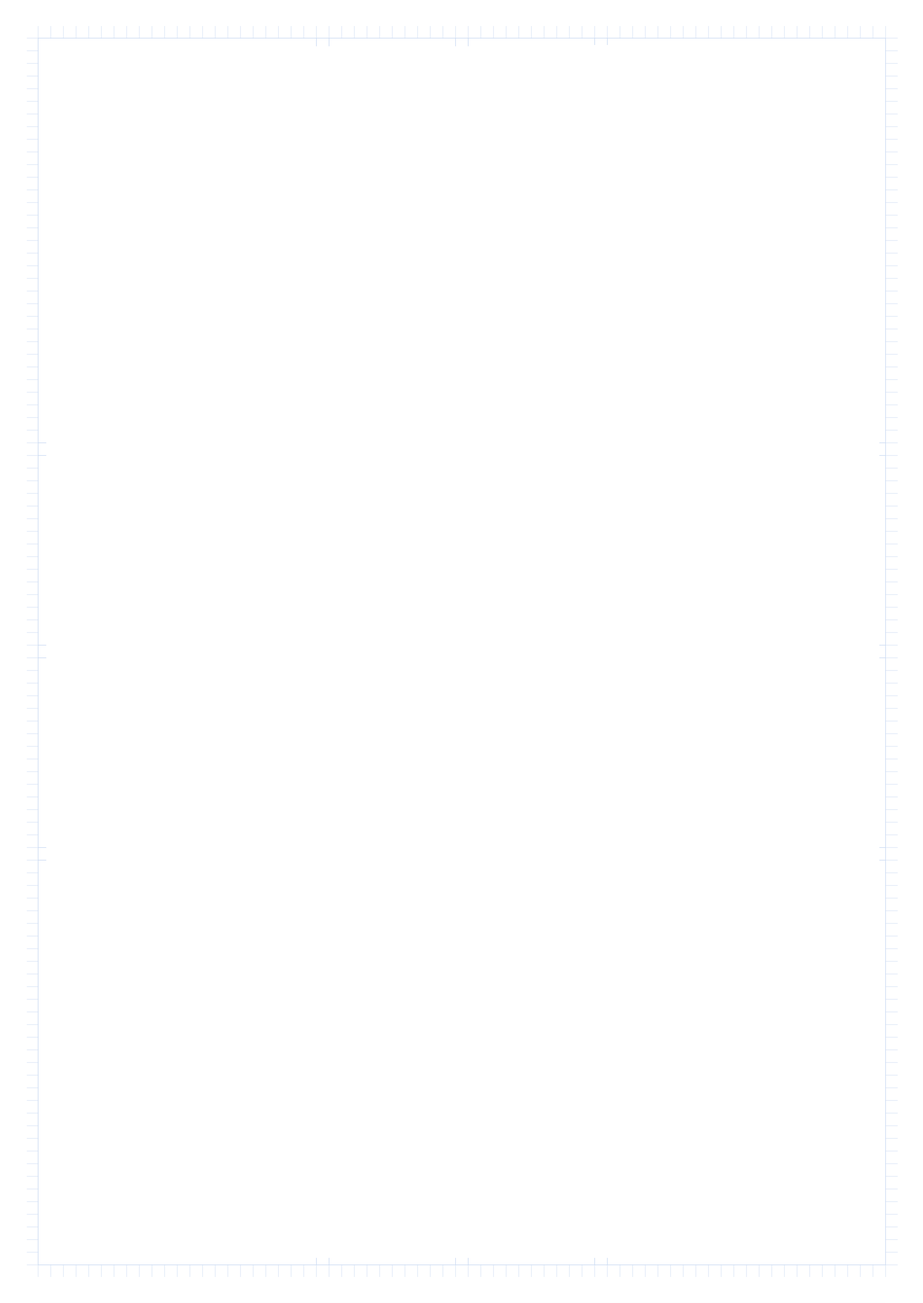
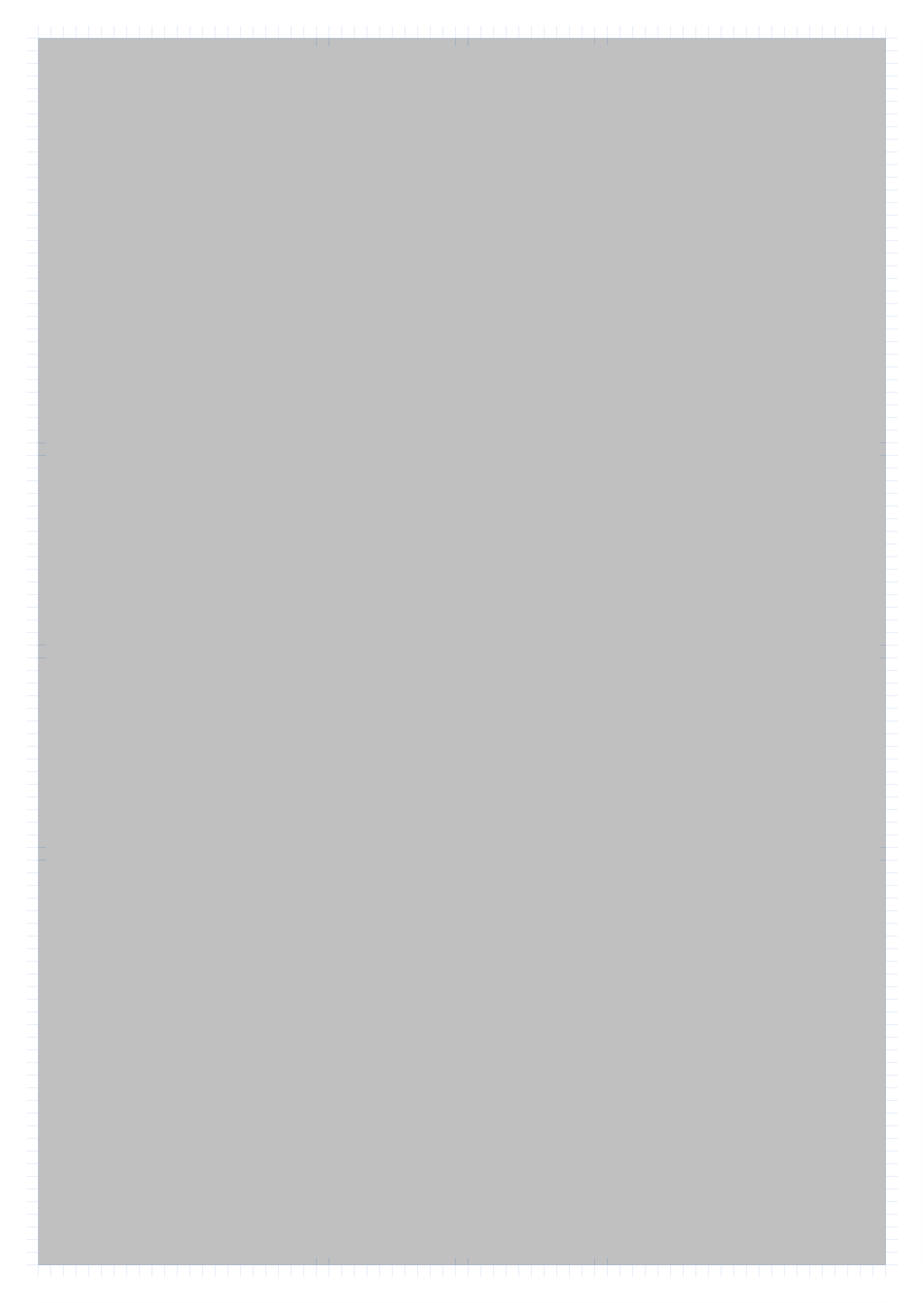
Layers edited between the first and the second (923, 1303) image:
painted on "bg" over <box>38,37,886,1303</box>
